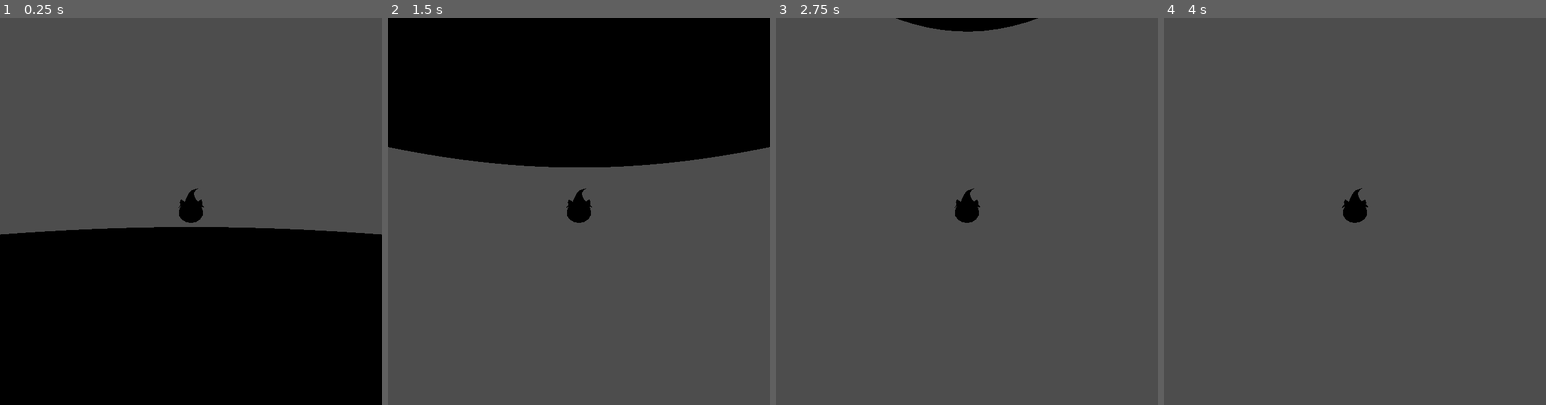
Above: before the commit, frames 1-4 (left to right).
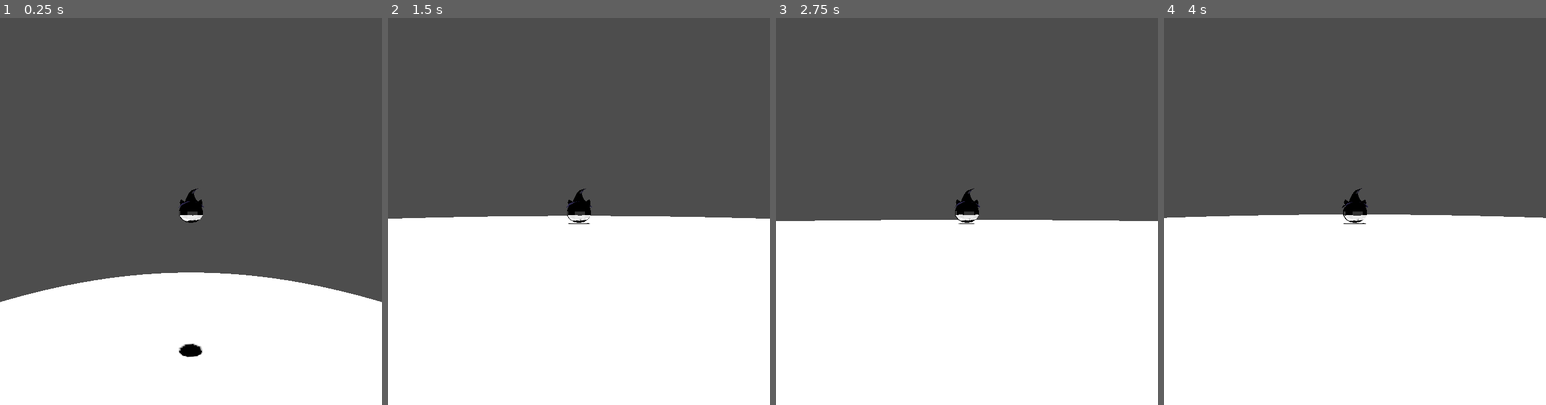
Above: after the commit, the same moments.

Repository: XMNNguyen/Godot-Wild-Jam-92
Game: Godot game, scene res://Scenes/main.tscn
Same seed, same stepped clock (60 frames per second), same inputs: the game is played once before the commit and once after it.
Inputs (mouse positions are in pixels of both pictures, inside the frame that each line leads up to):
- Up to frame 1 (0.25 s): no input
- Up to frame 2 (1.5 s): move the mouse to (598, 211) at 0.52 s; move the mouse to (559, 211) at 1.27 s
- Up to frame 3 (2.75 s): move the mouse to (974, 203) at 2.02 s
- Up to frame 4 (4 s): move the mouse to (1351, 219) at 2.77 s; tap Enter at 3.5 s; move the mouse to (1385, 215) at 3.52 s

The runs differ from the first frame. In frame 1, 45% of the frame differs, in the area x 0-100%, y 44-100%; in frame 2, 85%, in the area x 0-100%, y 0-100%; in frame 3, 49%; in frame 4, 49%.

Commit message:
added light

Diff:
--- a/godot-wild-jam-92/Scenes/level.tscn
+++ b/godot-wild-jam-92/Scenes/level.tscn
@@ -12,7 +12,6 @@
 [node name="Level" type="Node3D" unique_id=1568260822]
 
 [node name="Ground" type="StaticBody3D" parent="." unique_id=1170763996]
-collision_layer = 2
 
 [node name="MeshInstance3D" type="MeshInstance3D" parent="Ground" unique_id=1670294222]
 transform = Transform3D(1, 0, 0, 0, 1, 0, 0, 0, 1, 0, -0.9483936, 0)
--- a/godot-wild-jam-92/Scenes/main.tscn
+++ b/godot-wild-jam-92/Scenes/main.tscn
@@ -9,4 +9,9 @@
 transform = Transform3D(1, 0, 0, 0, 1, 0, 0, 0, 1, 0, 0.063687325, 0)
 
 [node name="Player" parent="." unique_id=1612110732 instance=ExtResource("2_bo1nx")]
-transform = Transform3D(1, 0, 0, 0, 1, 0, 0, 0, 1, 0, 3.216044, 0)
+transform = Transform3D(1, 0, 0, 0, 1, 0, 0, 0, 1, 0, 11.471741, 0)
+collision_layer = 0
+
+[node name="DirectionalLight3D" type="DirectionalLight3D" parent="." unique_id=599809789]
+transform = Transform3D(1, 0, 0, 0, 0.012356638, 0.99992365, 0, -0.99992365, 0.012356638, 0, 20.836702, 0)
+shadow_enabled = true
--- a/godot-wild-jam-92/Scripts/player.gd
+++ b/godot-wild-jam-92/Scripts/player.gd
@@ -45,8 +45,7 @@
 		velocity.x = move_toward(velocity.x, 0, SPEED)
 		velocity.z = move_toward(velocity.z, 0, SPEED)
 
-	print($CameraPivot.position.distance_to($CameraPivot/SpringArm3D/PlayerCamera.position))
-	print($CameraPivot/SpringArm3D.spring_length * CAMERA_ZOOM_RATIO)
+
 	##if $CameraPivot.position.distance_to($CameraPivot/SpringArm3D/PlayerCamera.position) <= $CameraPivot/SpringArm3D.spring_length * CAMERA_ZOOM_RATIO:
 		#for i in range($Pivot/Character/.get_surface_override_material_count()):
 			#var new_opacity = ($CameraPivot.position.distance_to($CameraPivot/SpringArm3D/PlayerCamera.position)) / ($CameraPivot/SpringArm3D.spring_length * CAMERA_ZOOM_RATIO)
Not shown, changed: Blender_Models/Wizard_Cat.blend
Not shown, changed: Blender_Models/Wizard_Cat.blend1
